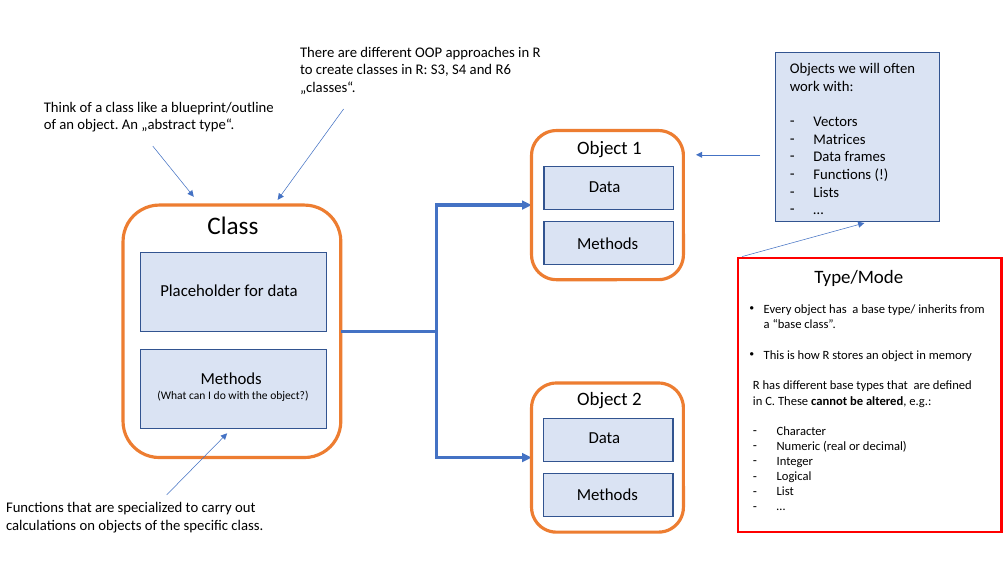
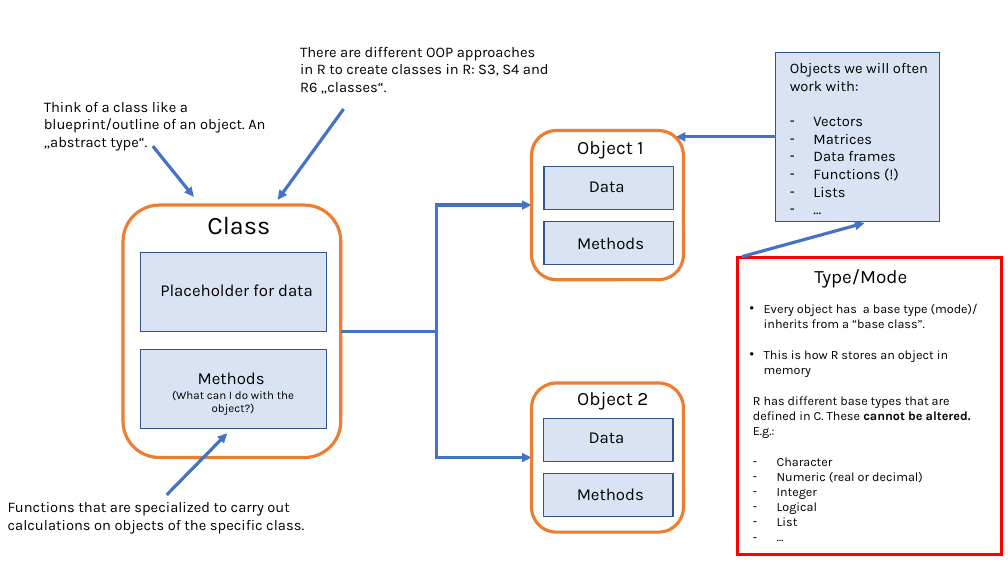
Before and after one commit to m-freitag/intro-r-polsci, a slide deck: slide 1 of _lessons/Slides/Day 1/02_BaseR_Tidyverse/Classes.pptx. Drawn at 1008x567 pixels with LibreOffice and Linux fonts; fonts in the diff are those of the drawing. Boxes give left, top, right and bottom in pixels: in the first picture for what was removed or moved away, otherwise in the second. Text is boxed around its words. In the diff, an @@ line names an element or a change of style, - is before the commit and + after.

```diff
--- a/_lessons/Slides/Day 1/02_BaseR_Tidyverse/Classes.pptx
+++ b/_lessons/Slides/Day 1/02_BaseR_Tidyverse/Classes.pptx
@@ font Calibri to Karla in 14 elements at (790,63,928,197), (207,216,270,235), (577,141,643,159), (577,392,648,410), (160,284,313,296), (589,181,625,192), (577,237,644,249), (589,432,625,443), (577,488,644,501), (300,47,549,94), (814,269,907,288), (8,502,304,534), (172,372,294,415), (44,102,265,151) @@
@@ arrow (343, 109) - (278, 200): stroke #4472C4 0.5 pt to #4472C4 3 pt @@
@@ arrow (153, 146) - (194, 197): stroke #4472C4 0.5 pt to #4472C4 3 pt @@
@@ arrow moved from (760, 155) - (696, 155) to (776, 137) - (676, 137) @@
@@ arrow (776, 137) - (676, 137): stroke #4472C4 0.5 pt to #4472C4 3 pt @@
@@ arrow (743, 256) - (864, 223): stroke #4472C4 0.5 pt to #4472C4 3 pt @@
@@ rectangle: place and size @@
-rectangle at (738,258,1002,532)
+rectangle at (738,258,1002,554)
@@ rectangle at (738,258,1002,554): outline #FF0000 2.25 pt to #FF0000 3 pt @@
@@ text at (764,303,978,328): text changed; font Calibri to Karla @@
-• Every object has a base type/ inherits from a “base class”.
+• Every object has a base type (mode)/ inherits from a “base class”.
@@ text at (764,350,948,377): font Calibri to Karla in "This is how R stores an object ..." @@
@@ text "R has different base types ...": place and size @@
-text "R has different base types ..." at (753,380,972,495)
+text "R has different base types ..." at (753,396,971,526)
@@ text at (753,396,971,438): text changed; font Calibri to Karla @@
-R has different base types that are defined in C. These cannot be altered, e.g.:
+R has different base types that are defined in C. These cannot be altered. E.g.:
@@ arrow (167, 495) - (227, 433): stroke #4472C4 0.5 pt to #4472C4 3 pt @@
@@ text at (777,457,923,526): font Calibri to Karla in "Character", "Numeric (real or decimal)", "Integer", "Logical" and 2 more places @@
```
Also in this commit, not shown: 4 other files.
